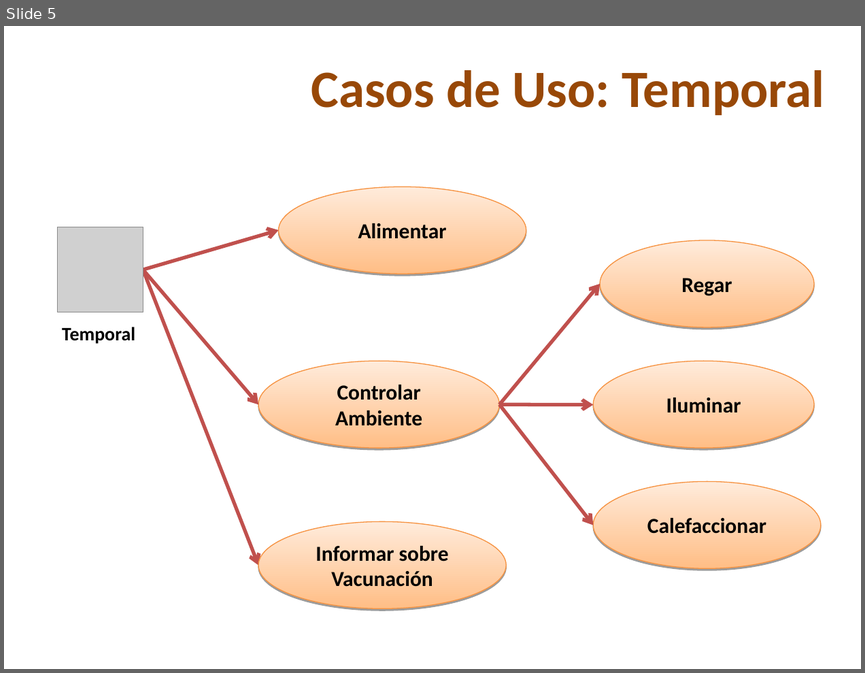
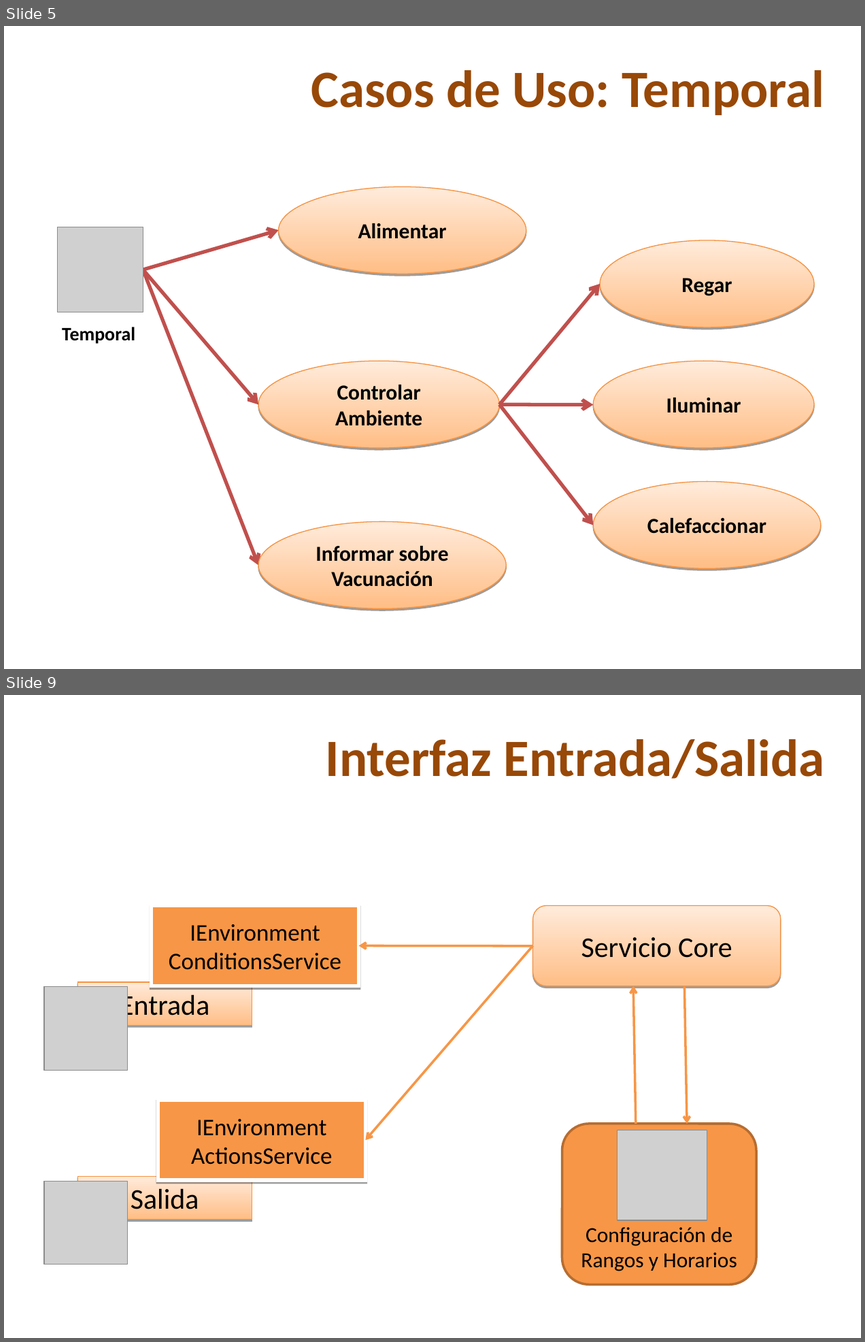
Before and after one commit to nicohen/taller-desarrollo-proyectos-i, a slide deck: Presentaciones/PresentacionDesarrollo.ppt. Shown one above the other, each under a label of ours: slide 5 before the commit, slides 5 and 9 after it; the slides between them are not shown. The pictures are 865x673 and 865x1342 pixels, drawn with LibreOffice and Linux fonts; fonts in the diff are those of the drawing; grey boxes stand for pictures; background and template pictures are left out. Boxes give left, top, right and bottom in pixels: in the first picture for what was removed or moved away, otherwise in the second. Text is boxed around its words. In the diff, an @@ line names an element or a change of style, - is before the commit and + after.

```diff
--- a/Presentaciones/PresentacionDesarrollo.ppt
+++ b/Presentaciones/PresentacionDesarrollo.ppt
@@ slide 9 added at <box>4,695,861,1338</box>, background picture (left out) @@
@@ title added at <box>326,739,825,779</box>, 44 pt, text #984807, bold @@
+Interfaz Entrada/Salida
@@ rectangle added at <box>152,906,359,986</box>, fill #F79646, outline #FFFFFF 3 pt, 20 pt, text #000000 @@
+IEnvironment
+ConditionsService
@@ rounded rectangle added at <box>532,906,781,986</box>, fill gradient #FFBE86 to #FFEBDB, outline #F69240 0.74 pt, 24 pt, text #000000 @@
+Servicio Core
@@ arrow added from (532, 946) to (359, 945), #F79646 2.01 pt @@
@@ arrow added from (532, 945) to (366, 1140), #F79646 2.01 pt @@
@@ picture added at <box>44,986,127,1070</box> @@
@@ rectangle added at <box>77,982,252,1025</box>, fill gradient #FFBE86 to #FFEBDB, outline #F69240 0.74 pt, 24 pt, text #000000 @@
+Entrada
@@ arrow added from (636, 1123) to (633, 985), #F79646 2.01 pt @@
@@ arrow added from (684, 985) to (687, 1123), #F79646 2.01 pt @@
@@ rectangle added at <box>158,1100,366,1180</box>, fill #F79646, outline #FFFFFF 3 pt, 20 pt, text #000000 @@
+IEnvironment
+ActionsService
@@ rounded rectangle added at <box>562,1123,756,1285</box>, fill #F79646, outline #B66D31 2.01 pt, 18 pt, text #000000 @@
+Configuración de Rangos y Horarios
@@ picture added at <box>617,1130,706,1220</box> @@
@@ picture added at <box>44,1181,127,1264</box> @@
@@ rectangle added at <box>77,1176,252,1219</box>, fill gradient #FFBE86 to #FFEBDB, outline #F69240 0.74 pt, 24 pt, text #000000 @@
+Salida
```
Also in this commit, not shown: 2 slides changed, 7 other slides added, 2 slides removed.
